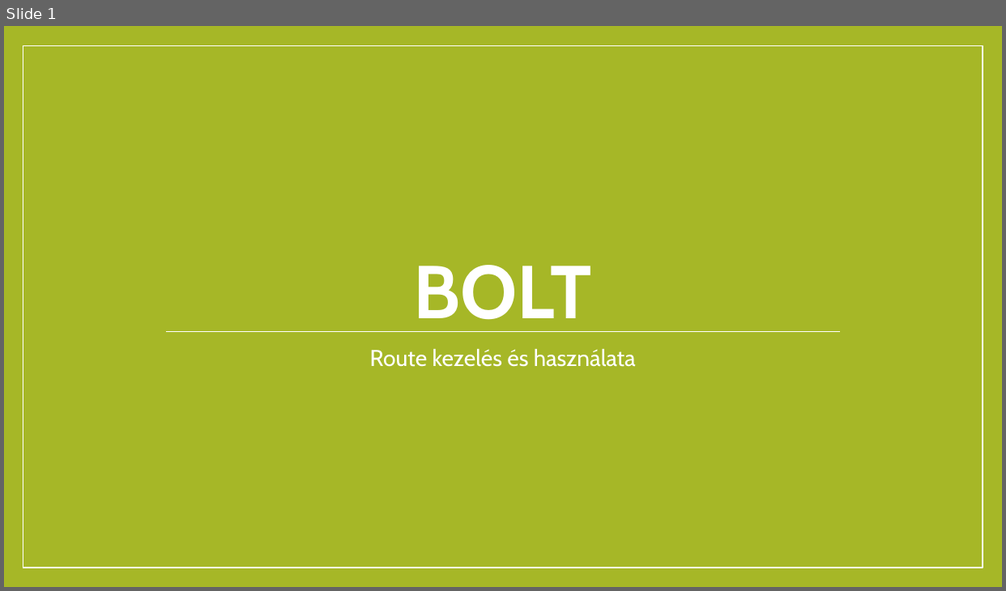
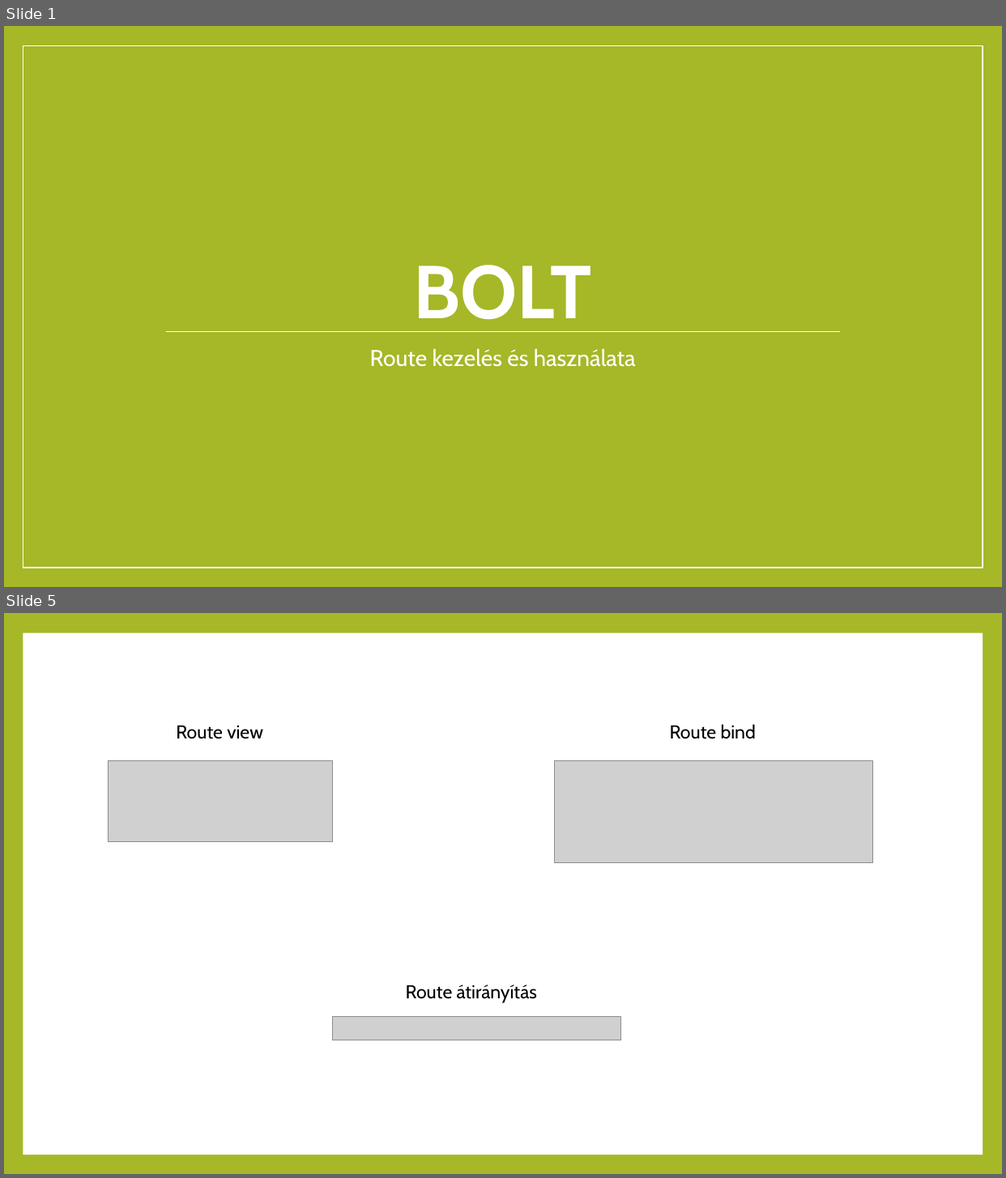
Before and after one commit to PavloviMore/MesterMunka, a slide deck: Bolt.pptx. Shown one above the other, each under a label of ours: slide 1 before the commit, slides 1 and 5 after it; the slides between them are not shown. The pictures are 1006x591 and 1006x1178 pixels, drawn with LibreOffice and Linux fonts; fonts in the diff are those of the drawing; grey boxes stand for pictures. Boxes give left, top, right and bottom in pixels: in the first picture for what was removed or moved away, otherwise in the second. Text is boxed around its words. In the diff, an @@ line names an element or a change of style, - is before the commit and + after.

```diff
--- a/Bolt.pptx
+++ b/Bolt.pptx
@@ slide 5 added at (4, 613, 1002, 1174), background #A6B727 @@
@@ rectangle added at (23, 633, 982, 1155), fill #FFFFFF @@
@@ text added at (176, 726, 263, 739), 18 pt, text #000000 @@
+Route view
@@ text added at (670, 724, 756, 739), 18 pt, text #000000 @@
+Route bind
@@ picture added at (108, 761, 332, 841) @@
@@ picture added at (555, 761, 873, 862) @@
@@ text added at (406, 985, 537, 1003), 18 pt, text #000000 @@
+Route átirányítás
@@ picture added at (332, 1017, 620, 1041) @@
```
Also in this commit, not shown: 2 slides changed, 1 other slide added, 1 slide removed.
